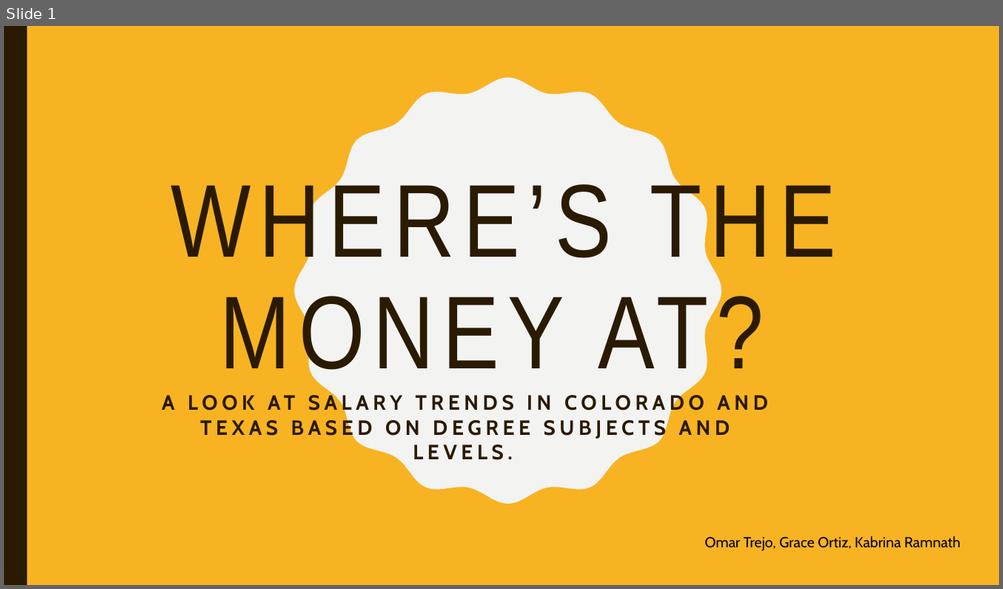
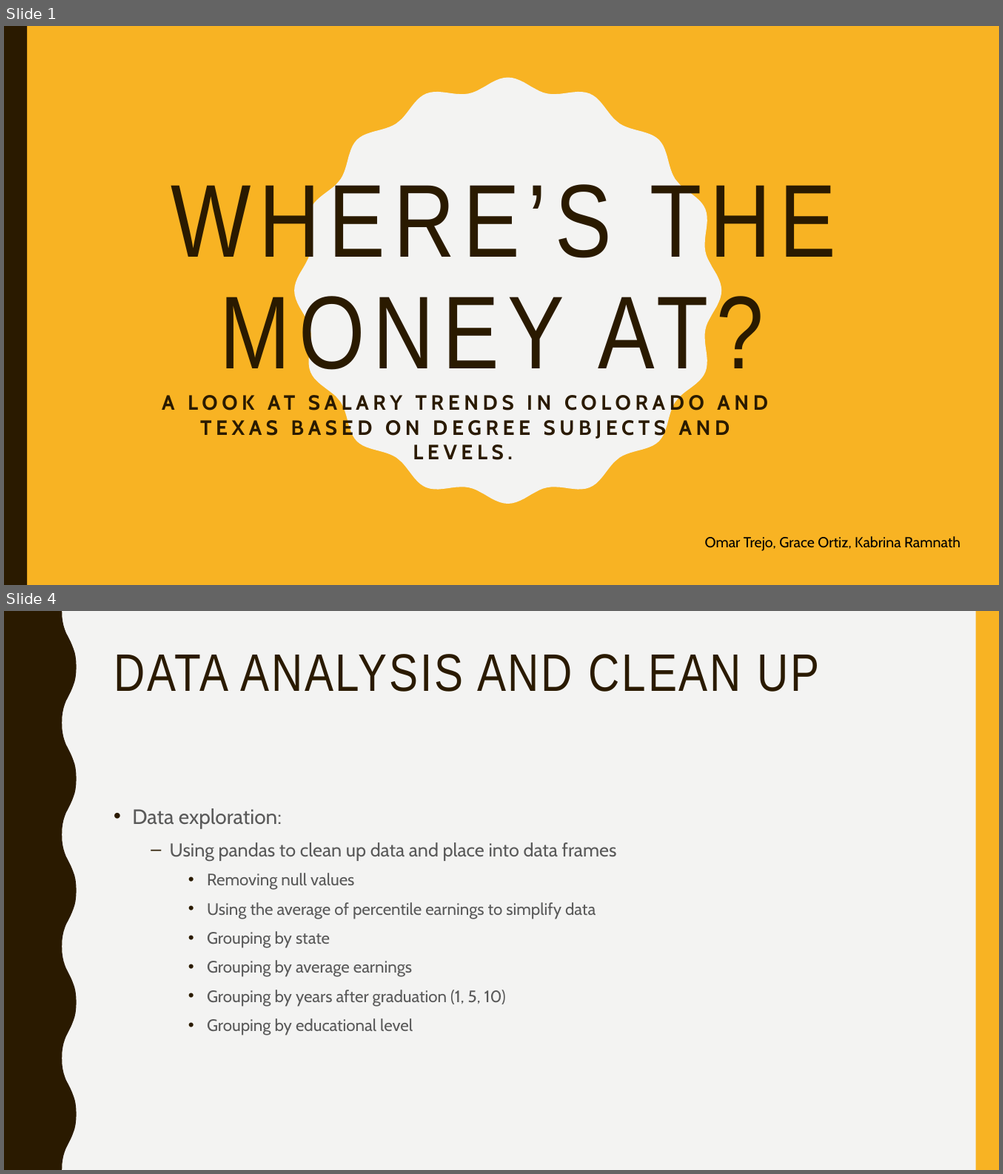
Before and after one commit to otrejo08/data_bootcamp_project1, a slide deck: data/Presentation1.pptx. Shown one above the other, each under a label of ours: slide 1 before the commit, slides 1 and 4 after it; the slides between them are not shown. The pictures are 1003x589 and 1003x1174 pixels, drawn with LibreOffice and Linux fonts; fonts in the diff are those of the drawing. Boxes give left, top, right and bottom in pixels: in the first picture for what was removed or moved away, otherwise in the second. Text is boxed around its words. In the diff, an @@ line names an element or a change of style, - is before the commit and + after.

```diff
--- a/data/Presentation1.pptx
+++ b/data/Presentation1.pptx
@@ slide 4 added at (x1=4, y1=611, x2=999, y2=1170), background #F3F3F2 @@
@@ freeform shape added at (x1=4, y1=611, x2=77, y2=1170), fill #2A1A00 @@
@@ rectangle added at (x1=976, y1=611, x2=999, y2=1170), fill #F8B323 @@
@@ title added at (x1=114, y1=654, x2=819, y2=692), 51 pt, text #2A1A00 @@
+DATA ANALYSIS AND CLEAN UP
@@ text added at (x1=132, y1=809, x2=617, y2=1036), 16 pt, text #595959 @@
+• Data exploration:
+  – Using pandas to clean up data and place into data frames
+    • Removing null values
+    • Using the average of percentile earnings to simplify data
+    • Grouping by state
+    • Grouping by average earnings
+    • Grouping by years after graduation (1, 5, 10)
+    • Grouping by educational level
```
Also in this commit, not shown: 2 slides changed, 2 other slides added, 2 other files.
